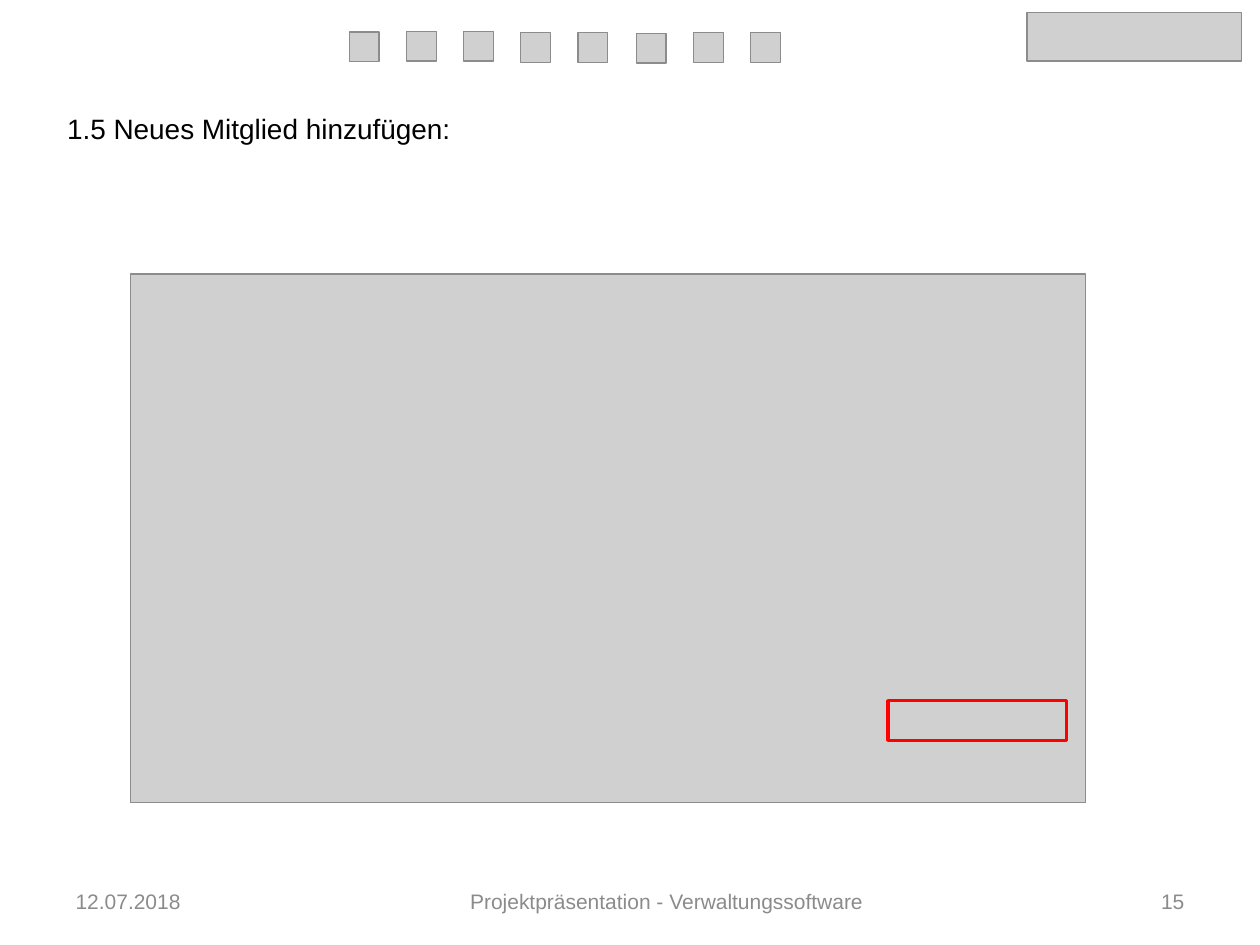
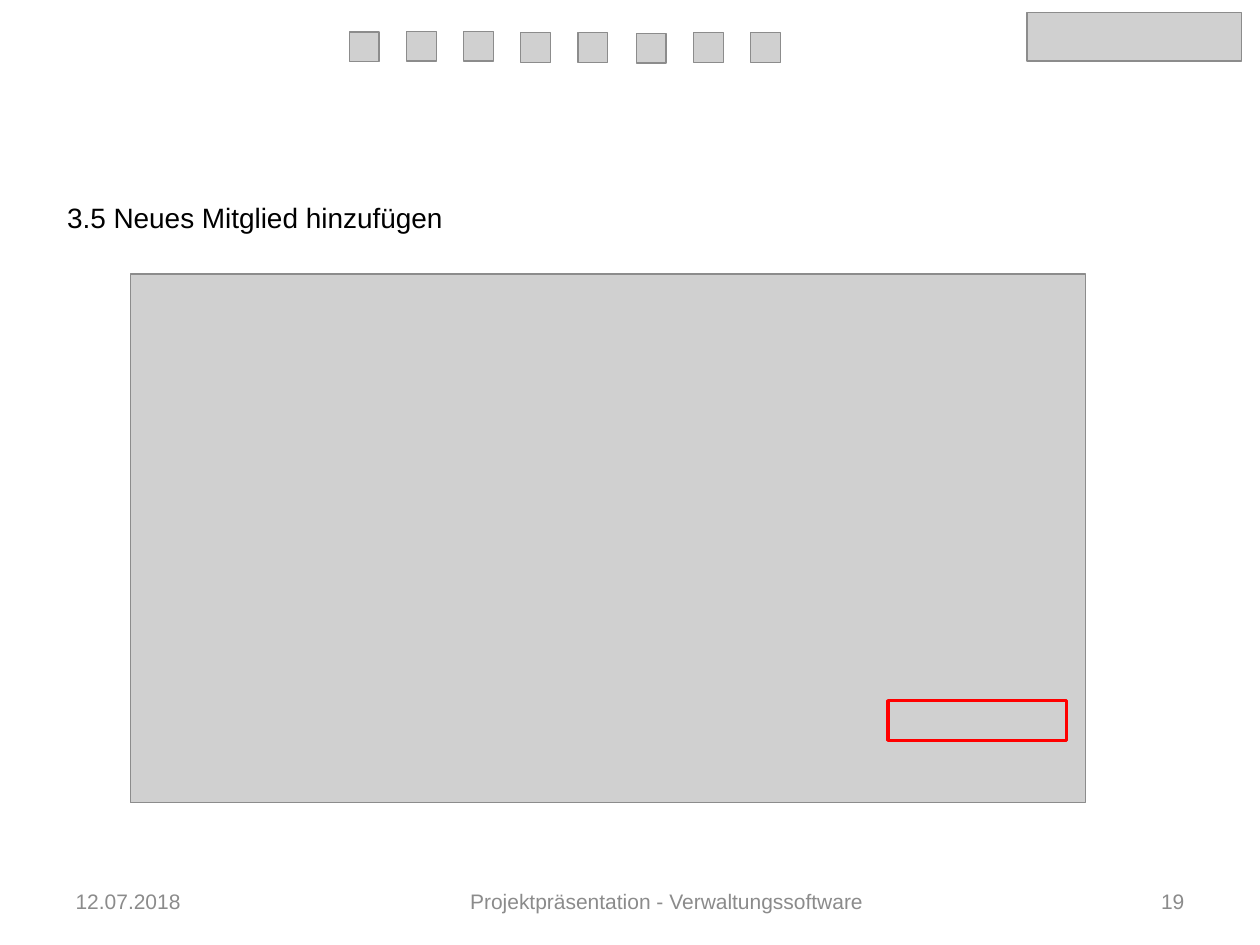
Before and after one commit to Verwaltungsprogramm/Fitnessstudio, a slide deck: slide 19 of Präsentation_FIT.pptx (slide 15 before the commit). Drawn at 1260x945 pixels with LibreOffice and Linux fonts; fonts in the diff are those of the drawing; grey boxes stand for pictures. Boxes give left, top, right and bottom in pixels: in the first picture for what was removed or moved away, otherwise in the second. Text is boxed around its words. In the diff, an @@ line names an element or a change of style, - is before the commit and + after.

```diff
--- a/Präsentation_FIT.pptx
+++ b/Präsentation_FIT.pptx
@@ text at box(67, 207, 443, 234): text changed @@
-1.5 Neues Mitglied hinzufügen:
+3.5 Neues Mitglied hinzufügen
@@ page number at box(1161, 894, 1184, 909): text changed @@
-15
+19
```
Also in this commit, not shown: 13 other slides changed, 11 slides added.
